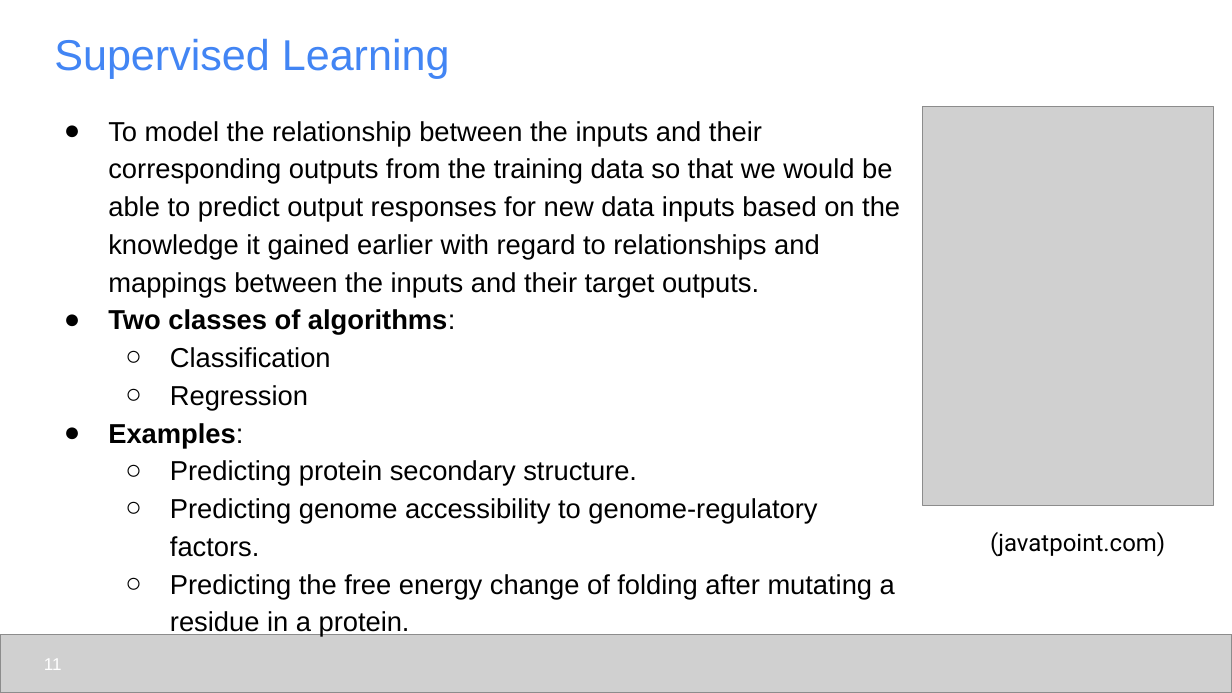
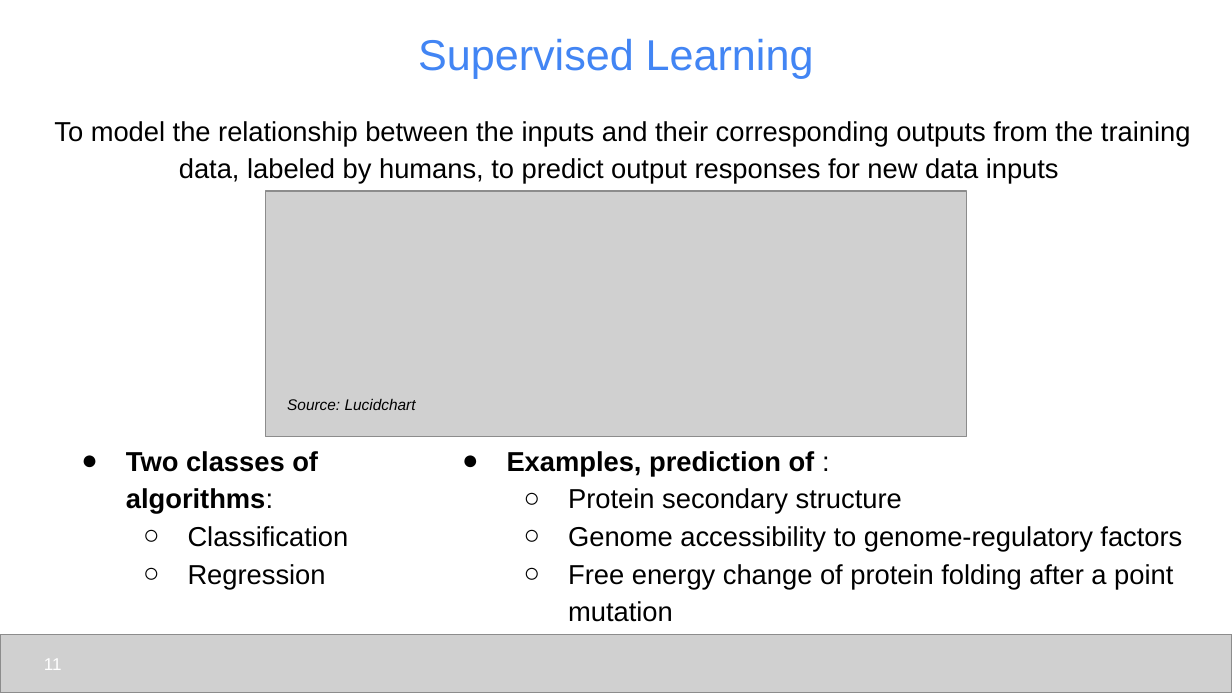
Before and after one commit to udel-cbcb/al_ml_workshop, a slide deck: slide 11 of Day_1/Lectures/Day_1_Lecture_1_Introduction_to_Artificial_Intelligence_and_Machine_Learning.pptx. Drawn at 1232x693 pixels with LibreOffice and Linux fonts; fonts in the diff are those of the drawing; grey boxes stand for pictures. Boxes give left, top, right and bottom in pixels: in the first picture for what was removed or moved away, otherwise in the second. Text is boxed around its words. In the diff, an @@ line names an element or a change of style, - is before the commit and + after.

```diff
--- a/Day_1/Lectures/Day_1_Lecture_1_Introduction_to_Artificial_Intelligence_and_Machine_Learning.pptx
+++ b/Day_1/Lectures/Day_1_Lecture_1_Introduction_to_Artificial_Intelligence_and_Machine_Learning.pptx
@@ title "Supervised Learning" at box(418, 38, 814, 78): alignment left to centre @@
@@ picture removed at box(923, 106, 1215, 505) @@
@@ text added at box(54, 121, 1191, 184), 16 pt, text #000000 @@
+To model the relationship between the inputs and their corresponding outputs from the training data, labeled by humans, to predict output responses for new data inputs
@@ text removed at box(108, 121, 900, 637) @@
-● To model the relationship between the inputs and their corresponding outputs from the training data so that we would be able to predict output responses for new data inputs based on the knowledge it gained earlier with regard to relationships and mappings between the inputs and their target outputs.
-● Two classes of algorithms:
-  ○ Classification
-  ○ Regression
-● Examples:
-  ○ Predicting protein secondary structure.
-  ○ Predicting genome accessibility to genome-regulatory factors.
-  ○ Predicting the free energy change of folding after mutating a residue in a protein.
@@ picture added at box(265, 191, 966, 436) @@
@@ text added at box(287, 399, 416, 410), 9 pt, text #000000, italic @@
+Source: Lucidchart
@@ text added at box(126, 451, 349, 590), 16 pt, text #000000 @@
+● Two classes of algorithms:
+  ○ Classification
+  ○ Regression
@@ text added at box(507, 451, 1182, 622), 16 pt, text #000000 @@
+● Examples, prediction of :
+  ○ Protein secondary structure
+  ○ Genome accessibility to genome-regulatory factors
+  ○ Free energy change of protein folding after a point mutation
@@ text removed at box(990, 532, 1165, 557) @@
-(javatpoint.com)
```
Also in this commit, not shown: 21 other slides changed, 2 slides added, 3 slides removed, 2 other files.
